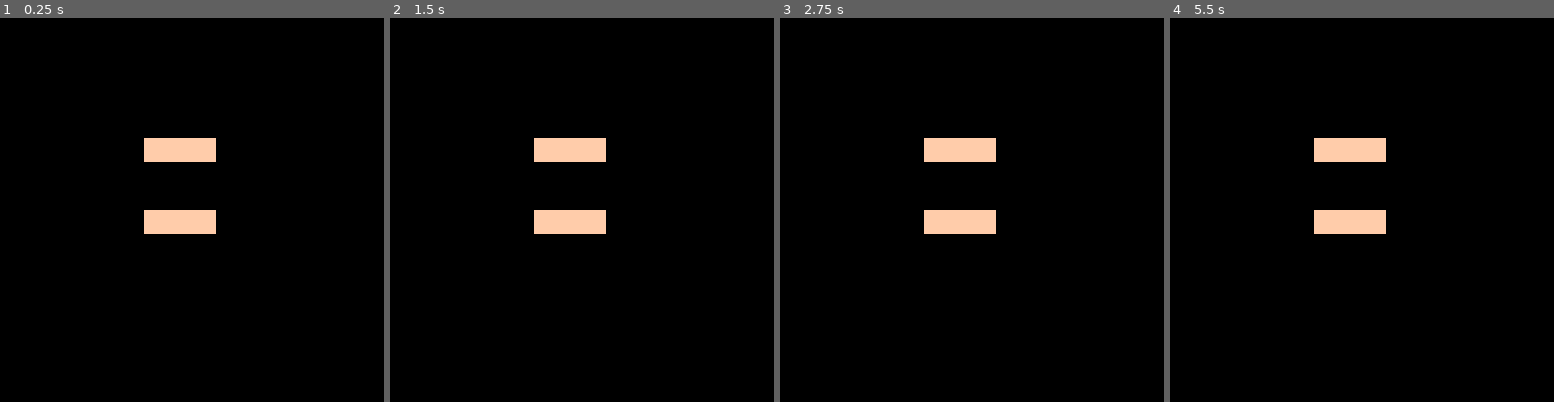
Above: before the commit, frames 1-4 (left to right).
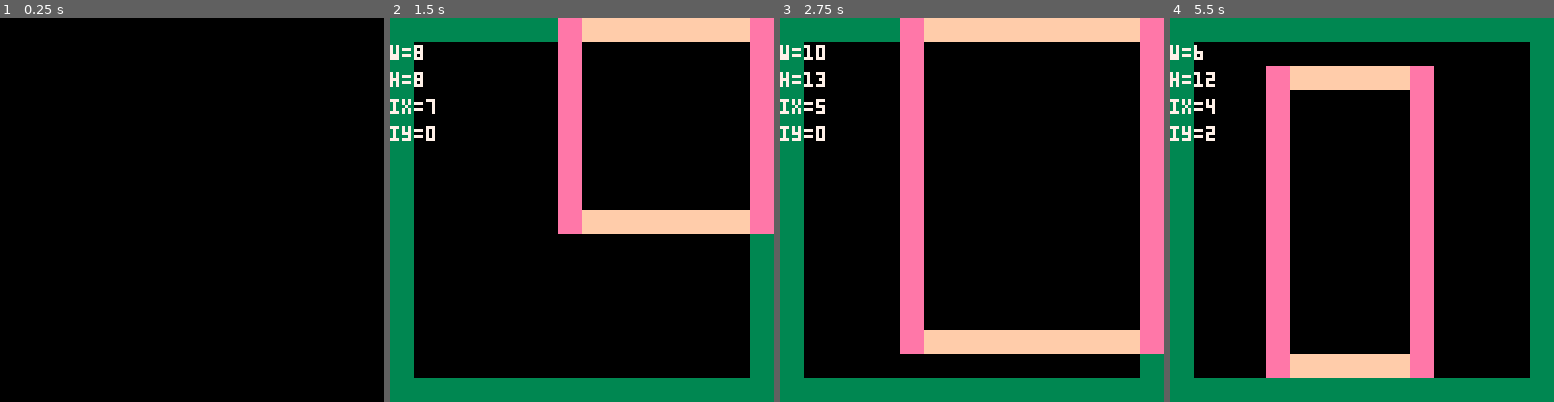
Above: after the commit, the same moments.

Repository: eduszesz/shmup
Game: PICO-8 cartridge rooms.p8
Same seed, same stepped clock (60 frames per second), same inputs: the game is played once before the commit and once after it.
Inputs:
- Up to frame 1 (0.25 s): no input
- Up to frame 2 (1.5 s): tap O (Z key) at 0.7 s
- Up to frame 3 (2.75 s): tap O (Z key) at 1.7, 2.1, 2.5 s
- Up to frame 4 (5.5 s): tap O (Z key) every 0.4 s from 2.9 to 5.3 s

The runs differ from the first frame. In frame 1, 2.3% of the frame differs, in the area x 37-57%, y 31-57%; in frame 2, 30%; in frame 3, 35%; in frame 4, 40%, in the area x 0-100%, y 0-100%.

Commit message:
random rooms not working

Diff:
--- a/rooms.p8
+++ b/rooms.p8
@@ -2,37 +2,63 @@
 version 42
 __lua__
 function _init()
-	local ix=flr(rnd(8)+2)
-	local iy=flr(rnd(8)+2)
-	local w=flr(rnd(8)+4)
-	local h=flr(rnd(8)+4)
+	debug={}
 
-	for x=ix,w do
-			mset(x,iy,1)
-			mset(x,h,1)
-	end
-	for y=iy,h do
-			mset(ix,y,1)
-			mset(w,y,1)
-	end
 end
 
 function _update()
+	if btnp(🅾️) then
+		for x=1,14 do
+			for y=1,14 do
+				mset(x,y,0)
+			end
+		end
 
+		for x=0,15 do
+			mset(x,0,2)
+			mset(x,15,2)
+		end
+		for y=0,15 do
+			mset(0,y,2)
+			mset(15,y,2)
+		end
+
+		local w=flr(rnd(8))+6
+		local h=flr(rnd(8))+6
+		local ix=flr(rnd(16-w))
+		local iy=flr(rnd(16-h))
+
+		debug[1]="w="..tostr(w)
+		debug[2]="h="..tostr(h)
+		debug[3]="ix="..tostr(ix)
+		debug[4]="iy="..tostr(iy)
+
+		for x=0,w do
+				mset(x+ix,iy,1)
+				mset(x+ix,iy+h,1)
+		end
+		for y=0,h do
+				mset(ix,y+iy,3)
+				mset(ix+w,y+iy,3)
+		end
+	end
 
 end
 
 function _draw()
 	cls()
 	map()
+	for i=1,#debug do
+		print(debug[i],0,i*9,7)
+	end
 end
 
 __gfx__
-00000000ffffffff0000000000000000000000000000000000000000000000000000000000000000000000000000000000000000000000000000000000000000
-00000000ffffffff0000000000000000000000000000000000000000000000000000000000000000000000000000000000000000000000000000000000000000
-00700700ffffffff0000000000000000000000000000000000000000000000000000000000000000000000000000000000000000000000000000000000000000
-00077000ffffffff0000000000000000000000000000000000000000000000000000000000000000000000000000000000000000000000000000000000000000
-00077000ffffffff0000000000000000000000000000000000000000000000000000000000000000000000000000000000000000000000000000000000000000
-00700700ffffffff0000000000000000000000000000000000000000000000000000000000000000000000000000000000000000000000000000000000000000
-00000000ffffffff0000000000000000000000000000000000000000000000000000000000000000000000000000000000000000000000000000000000000000
-00000000ffffffff0000000000000000000000000000000000000000000000000000000000000000000000000000000000000000000000000000000000000000
+00000000ffffffff33333333eeeeeeee000000000000000000000000000000000000000000000000000000000000000000000000000000000000000000000000
+00000000ffffffff33333333eeeeeeee000000000000000000000000000000000000000000000000000000000000000000000000000000000000000000000000
+00700700ffffffff33333333eeeeeeee000000000000000000000000000000000000000000000000000000000000000000000000000000000000000000000000
+00077000ffffffff33333333eeeeeeee000000000000000000000000000000000000000000000000000000000000000000000000000000000000000000000000
+00077000ffffffff33333333eeeeeeee000000000000000000000000000000000000000000000000000000000000000000000000000000000000000000000000
+00700700ffffffff33333333eeeeeeee000000000000000000000000000000000000000000000000000000000000000000000000000000000000000000000000
+00000000ffffffff33333333eeeeeeee000000000000000000000000000000000000000000000000000000000000000000000000000000000000000000000000
+00000000ffffffff33333333eeeeeeee000000000000000000000000000000000000000000000000000000000000000000000000000000000000000000000000
--- a/topshooter.p8
+++ b/topshooter.p8
@@ -12,7 +12,7 @@
 	map_w=1024
 	map_h=256
 	rooms={}
-
+	debug={}
 	initialize()
 	for x=0,7 do
 		for y=0,1 do
@@ -21,6 +21,7 @@
 	end
 	--mkmap(0,0,0)
 	mkmaze()
+	debug[0]=#rooms
 end
 
 function _update()
@@ -60,6 +61,12 @@
 
 	if state=="over" then
 		print("press 🅾️ to play again",20,64,0)
+	end
+	for i=0,#debug do
+		print(debug[i],0,i*9,8)
+	end
+	for r in all(roms) do
+		rect(r.x,r.y,r.x+r.x2,r.y+r.y2,0)
 	end
 end
 
@@ -794,24 +801,26 @@
 		mset(127,y,28)
 	end
 
-	for i=1, 100 do
-		local ix=flr(rnd(110)+1)
-		local iy=flr(rnd(14)+1)
+	for i=1, 10 do
 		local w=maxw-flr(rnd(8))
 		local h=maxh-flr(rnd(8))
+		local ix=flr(rnd(128-w))
+		local iy=flr(rnd(32-h))
 		local r={x=ix,
-				 y=iy,
-				 x2=w,
-				 y2=h,
-				 d=false,
-				 box={x1=ix,y1=iy,x2=w,y2=h}}
+											y=iy,
+											x2=w,
+											y2=h,
+											d=false,
+											box={x1=ix,y1=iy,x2=w+ix,y2=h+iy}}
 		add(rooms,r)
 	end
-	for r in all(rooms) do
+	for j=1,#rooms do
 		for i=1,#rooms do
-			if coll(r,rooms[i]) and
-				r.box!=rooms[i].box then
-					r.d=true
+			if j!=i then
+				if coll(rooms[j],rooms[i]) then
+						rooms[j].d=true
+						debug[j]=rooms[j].d
+				end
 			end
 		end
 	end
@@ -825,17 +834,16 @@
 		local iy=r.y
 		local w=r.x2
 		local h=r.y2
-		for x=ix,w do
-			mset(x,iy,28)
-			mset(x,h,28)
-		end
-		for y=iy,h do
-			mset(ix,y,28)
-			mset(w,y,28)
-		end
-	end
-
-
+
+		for x=0,w do
+				mset(x+ix,iy,28)
+				mset(x+ix,iy+h,28)
+		end
+		for y=0,h do
+				mset(ix,y+iy,28)
+				mset(ix+w,y+iy,28)
+		end
+	end
 end
 
 function cam(_x,_y)
